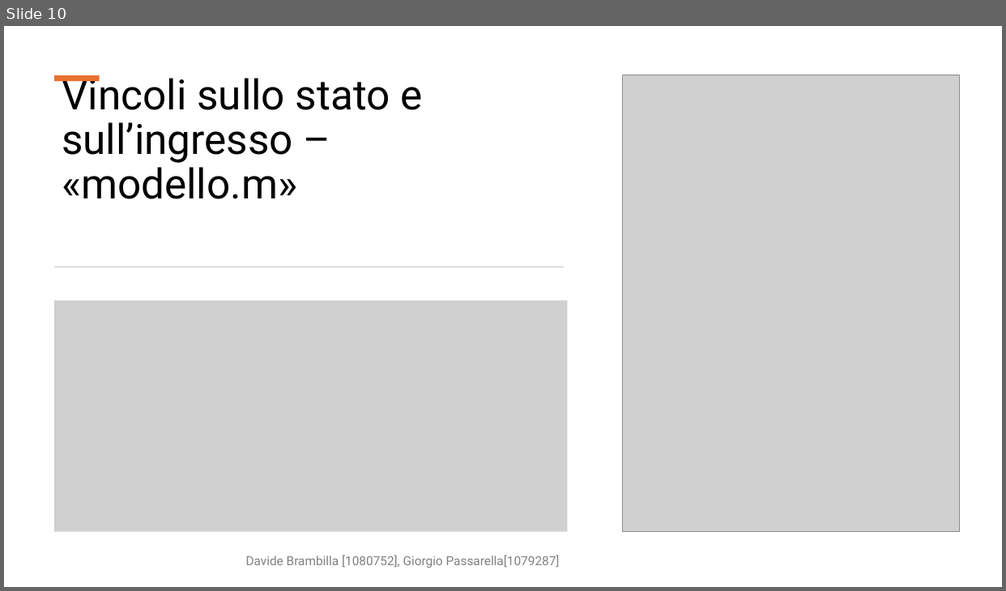
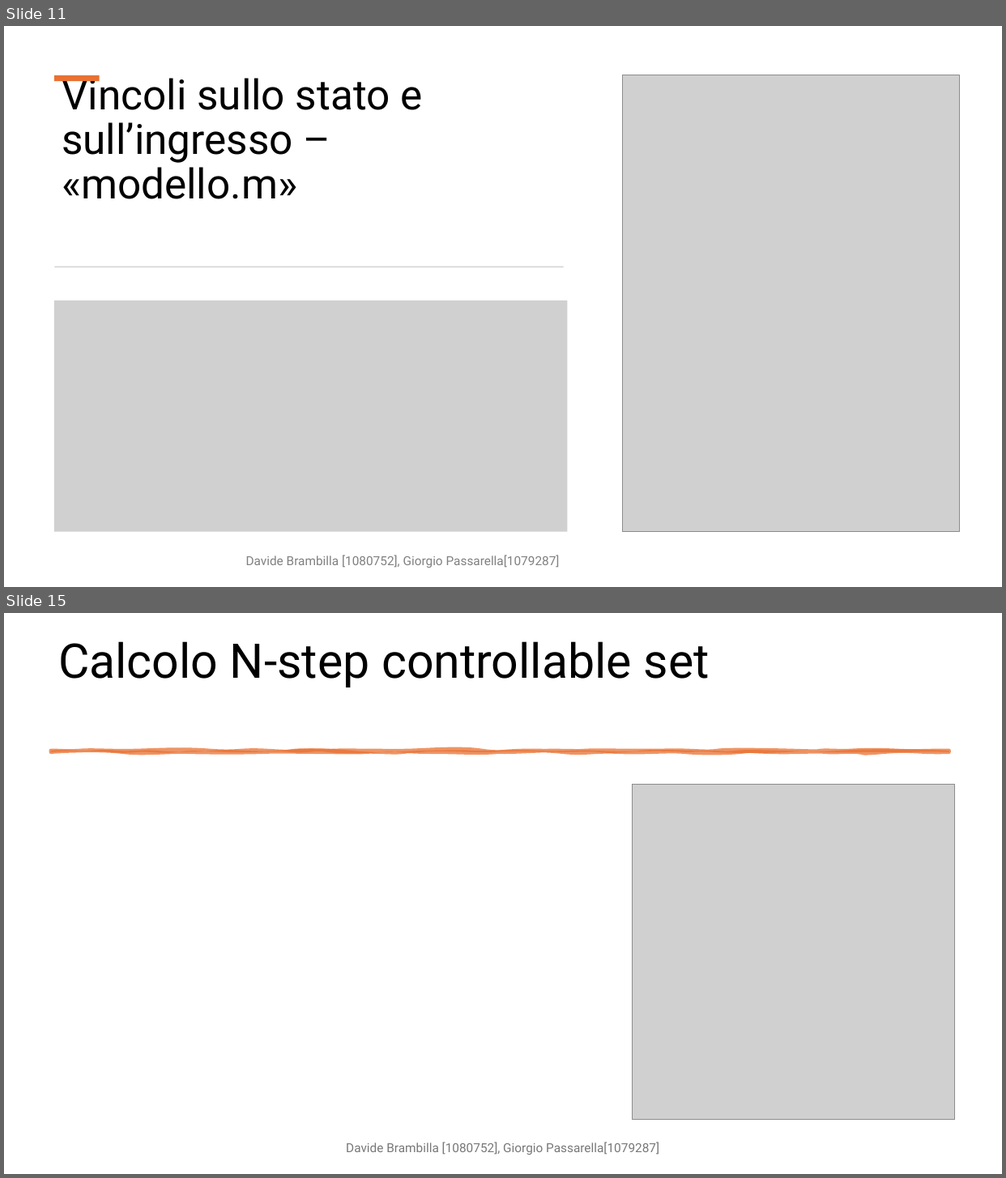
Before and after one commit to DavideBrambilla98/interconnectedTanksMPC, a slide deck: cam.pptx. Shown one above the other, each under a label of ours: slide 10 before the commit, slides 11 and 15 after it; the slides between them are not shown. The pictures are 1006x591 and 1006x1178 pixels, drawn with LibreOffice and Linux fonts; fonts in the diff are those of the drawing; grey boxes stand for pictures. Boxes give left, top, right and bottom in pixels: in the first picture for what was removed or moved away, otherwise in the second. Text is boxed around its words. In the diff, an @@ line names an element or a change of style, - is before the commit and + after.

Commit message:
update
aggiunto cis e n-step controllable set vincolo terminale disuguaglianza

```diff
--- a/cam.pptx
+++ b/cam.pptx
@@ slide 15 added at bbox=[4, 613, 1002, 1174], background #FFFFFF @@
@@ title added at bbox=[58, 641, 710, 688], 46 pt, text #000000 @@
+Calcolo N-step controllable set
@@ freeform shape added at bbox=[51, 751, 949, 752], fill #E97132 at 75% opacity, outline #E97132 3.5 pt @@
@@ picture added at bbox=[632, 785, 955, 1120] @@
@@ text added at bbox=[346, 1142, 659, 1155], 12 pt, text #797979 @@
+Davide Brambilla [1080752], Giorgio Passarella[1079287]
@@ what was slide 10 is now slide 11 @@
```
Also in this commit, not shown: 4 other slides added, 1 other file.
